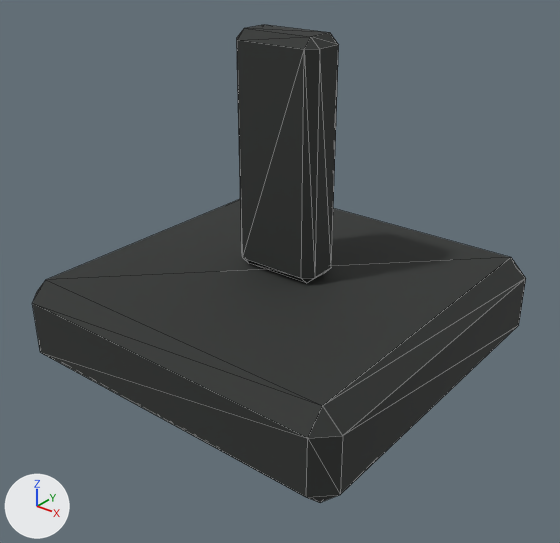
An edit to the glTF model packages/deadvox/src/content/base/assets/models/rail_front_sight.glb, drawn before and after from the same camera.
Rendered twice from a camera (50 mm lens) standing at (0.0271, -0.0345, 0.0268) and looking at (0.0008, -0.0016, 0.0064). Arrows for +X, +Y and +Z are at lower left; the lights stay in place. The first picture is the older version. Mesh edges are drawn as thin lines. Vertices at exactly the same position are counted once.

In view in the first picture: 'rail-front-sight:rail-front-sight'.
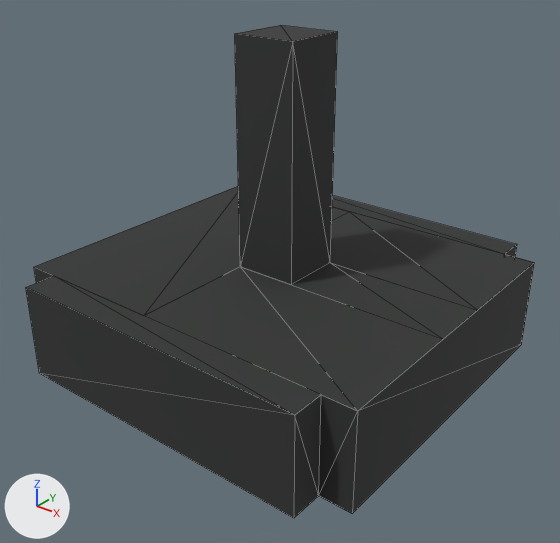
Pixel boxes [x1, y1, x2, y2] of what changed, in the pictures (560 x 543 px):
```json
{"object": "rail-front-sight:rail-front-sight", "change": "reshaped", "before": [32, 25, 526, 503], "after": [26, 25, 534, 518]}
{"part": 1, "of": "me_rail_front_sight_rail_front_sight", "change": "rebuilt", "before": [32, 199, 526, 503], "after": [26, 25, 534, 518], "on screen": "62% taller"}
{"part": 2, "of": "me_rail_front_sight_rail_front_sight", "change": "deleted", "before": [237, 25, 339, 283]}
```

Edits to the scene script, one JSON object a line:
```json
{"block": "me_rail_front_sight_rail_front_sight", "where": "# used by ob_rail_front_sight_rail_front_sight; parent = ob_rail_front_sight; location = (0.0, 0.0, 0.0)"}
{"op": "remove", "block": "me_rail_front_sight_rail_front_sight", "code": "me_rail_front_sight_rail_front_sight.from_pydata(...)  # 48 vertices, 88 faces; spans x -0.0115..0.0115, y -0.0115..0.0115, z 0.0..0.0201"}
{"op": "add", "block": "me_rail_front_sight_rail_front_sight", "code": "me_rail_front_sight_rail_front_sight.from_pydata(...)  # 36 vertices, 52 faces; spans x -0.012..0.012, y -0.012..0.012, z 0.0..0.02"}
{"block": "me_rail_front_sight_rail_front_sight", "change": "me_rail_front_sight_rail_front_sight part 1: the loose piece of 24 vertices spanning x -0.0115..0.0115, y -0.0115..0.0115, z 0.0..0.0058 is rebuilt with 36 vertices and now spans x -0.012..0.012, y -0.012..0.012, z 0.0..0.02"}
{"block": "me_rail_front_sight_rail_front_sight", "change": "me_rail_front_sight_rail_front_sight part 2: the loose piece of 24 vertices spanning x -0.0029..0.0029, y -0.0014..0.0014, z 0.0058..0.0201 is deleted"}
```
